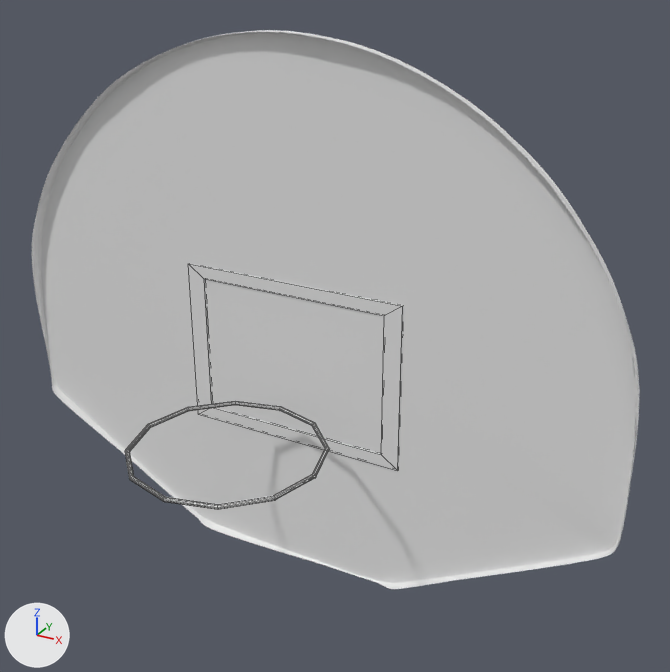
A saved change to the Blender file Assets/ringtembok.blend.
Rendered twice from a 50 mm camera at (23.3, -37.6, 23.1) aimed at (4.0, -2.5, 5.5). The axes (+X, +Y, +Z) are drawn at lower left. The lights are the same throughout. Mesh edges are drawn as thin lines on the coarser meshes.
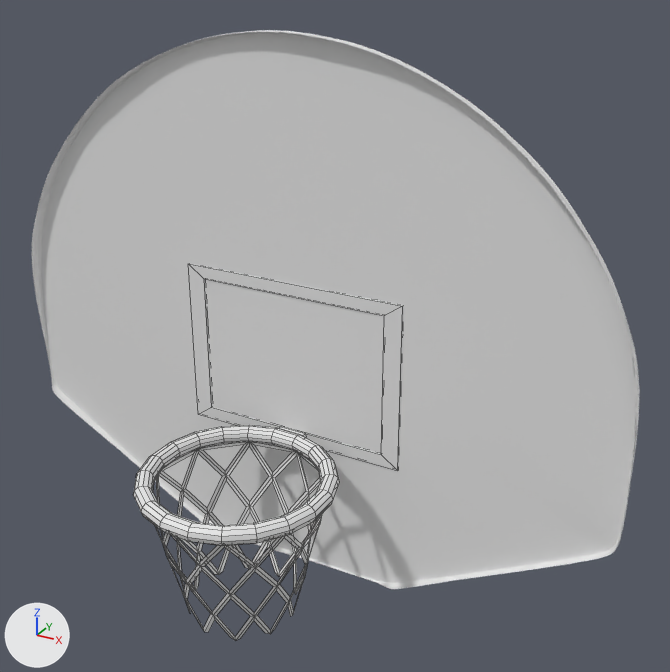
Commit message: Tambah jaring di ring tembok

Edits to the bpy script that builds the scene:
```text
Add me_torus_001:
    me_torus_001.from_pydata(...)  # 230 vertices, 170 faces; spans x -0.98..0.98, y -0.72..1.23, z -2.1..-0.55
Add me_torus:
    me_torus.from_pydata(...)  # 246 vertices, 246 faces; spans x -1.09..1.09, y -0.83..1.42, z -0.55..-0.35
Remove ob_torus_003:
    ob_torus_003 = bpy.data.objects.new('Torus.003', me_torus_003)
    ob_torus_003.location = (0.0, -6.01, 0.0)
    ob_torus_003.scale = (0.401, 0.401, 0.401)
Add ob_jaring:
    ob_jaring = bpy.data.objects.new('Jaring', me_torus_001)
    ob_jaring.location = (0.0, -6.5, 0.0)
    ob_jaring.scale = (4.63, 4.63, 4.63)
Add ob_torus:
    ob_torus = bpy.data.objects.new('Torus', me_torus)
    ob_torus.location = (0.0, -6.5, 0.0)
    ob_torus.scale = (4.63, 4.63, 4.63)
```

What differs and where, as boxes [x1, y1, x2, y2] in the pictures (670 x 672 px):
'Torus', added
    after: [133, 425, 339, 546]
'Jaring', added
    after: [154, 442, 322, 640]
'Torus.003', deleted
    before: [125, 401, 330, 509]
